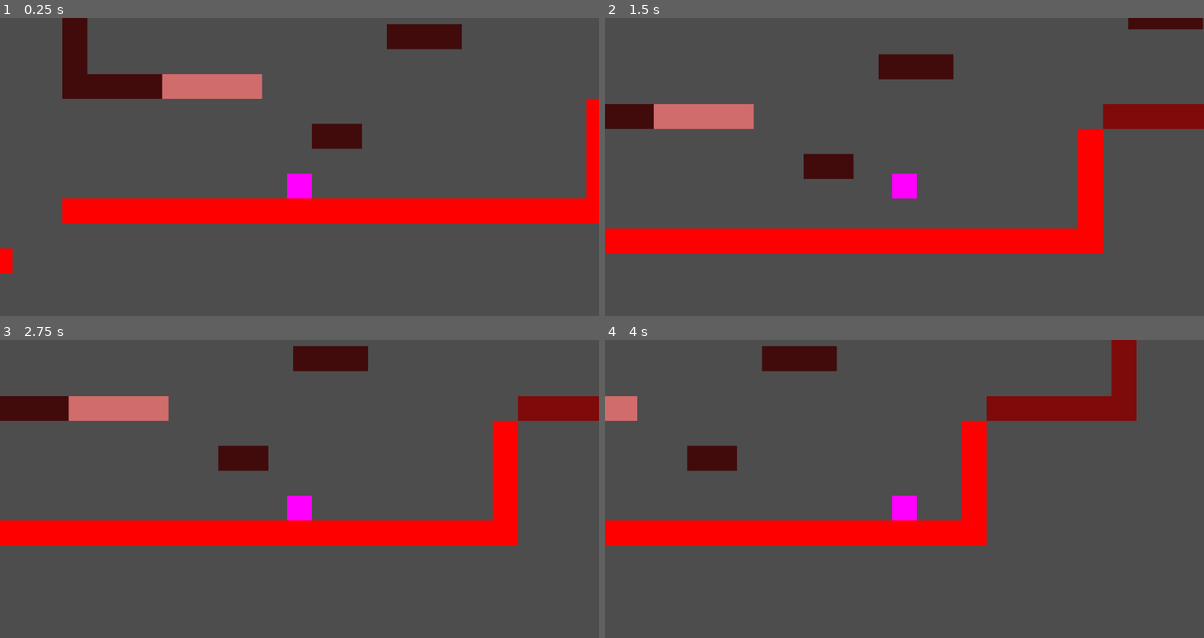
Above: before the commit, frames 1-4 (two rows, left to right).
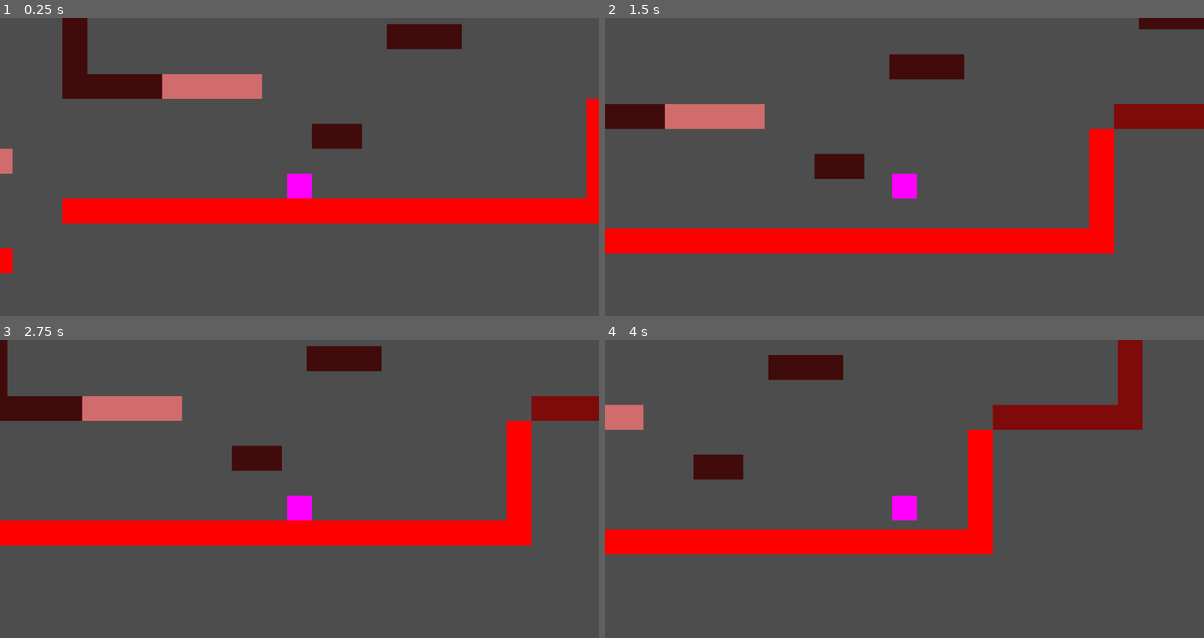
Above: after the commit, the same moments.

Repository: SupermanBritt/OperationNUTS
Game: Godot game, scene res://Scenes/testing.tscn
The game is run twice, just before and just after one commit, with the same random seed, the same clock (stepped at 60 frames per second) and the same inputs.
Inputs:
- Up to frame 1 (0.25 s): no input
- Up to frame 2 (1.5 s): tap Enter at 0.5 s; hold Space (jump) 0.53-1.28 s; hold Right (move_right) from 0.53 s (still down); tap Space (jump) at 1.35 s
- Up to frame 3 (2.75 s): tap Space (jump) at 1.52, 1.82 s; release Right (move_right) at 2.03 s; hold Left (move_left) from 2.03 s (still down); hold Space (jump) from 2.03 s (still down)
- Up to frame 4 (4 s): release Left (move_left) at 2.78 s; release Space (jump) at 2.78 s; hold Right (move_right) from 2.78 s (still down); tap Space (jump) at 2.85, 3.02, 3.32 s; hold Space (jump) from 3.53 s (still down)

The runs differ from the first frame. In frame 1, 0.2% of the frame differs, in the area x 0-3%, y 43-53%; in frame 2, 2.6%; in frame 3, 3.3%; in frame 4, 8.5%, in the area x 0-90%, y 0-72%.

Commit message:
gldiing/wallclimb
start climbing by holding into a wall
move up and down
wall jump by presssing jump
glide by holding jump in air

Diff:
--- a/Scenes/testing.tscn
+++ b/Scenes/testing.tscn
@@ -37,4 +37,4 @@
 tile_set = SubResource("TileSet_aa4oc")
 format = 2
 layer_0/name = "FloorAndWalls"
-layer_0/tile_data = PackedInt32Array(131067, 1, 0, 131068, 1 …(2409 unchanged characters)… 262131, 1, 0, 262132, 1, 0, 131063, 1, 0)
+layer_0/tile_data = PackedInt32Array(131067, 1, 0, 131068, 1 …(2409 unchanged characters)… 262131, 1, 0, 262132, 1, 0, 131063, 1, 0, -12, 65537, 1, -13, 65537, 1, -14, 65537, 1, 65519, 65537, 1, -17, 65537, 1, -65553, 65537, 1, -131089, 65537, 1, -196625, 65537, 1, -262161, 65537, 1, -327697, 65537, 1, -393233, 65537, 1, -458769, 65537, 1, -524305, 65537, 1, -589841, 65537, 1, -655377, 65537, 1, -262157, 65537, 1, -327693, 65537, 1, -393229, 65537, 1, -786445, 65537, 1, -720909, 65537, 1, -655373, 65537, 1, -458765, 65537, 1, -786449, 65537, 1, -720913, 65537, 1, -786443, 65537, 1, -786442, 65537, 1, -786444, 65537, 1, -786450, 65537, 1)
--- a/Scripts/Squirrel.gd
+++ b/Scripts/Squirrel.gd
@@ -1,7 +1,7 @@
 extends CharacterBody2D
 
-
-@export var max_speed : float = 3000.0
+var max_speed_final : float = 3000.0
+@export var max_speed : float = max_speed_final
 @export var jump_velocity: float = -6000.0
 @export var gravity : float = 14000.0
 @export var friction : float = 200.0
@@ -12,19 +12,48 @@
 @export var gliding_mult_final : float = .1
 var gliding_mult : float = 1
 @export var max_gliding_speed : float = 4500.0
-
+@export var wall_climbing_speed : float = 2000.0
+@export var wall_jump_pushback : float = max_speed_final
+var isClinging : bool = false
+var wall_jump_timer : float = -10000
+var direction_facing : float = 1
 # Get the gravity from the project settings to be synced with RigidBody nodes.
 #var gravity = ProjectSettings.get_setting("physics/2d/default_gravity")
 
 
 func _physics_process(delta):
+		# Get the input direction and handle the movement/deceleration.
+	# As good practice, you should replace UI actions with custom gameplay actions.
+	var direction_held = Input.get_axis("move_left", "move_right")
+	var delta_time = Time.get_ticks_msec() - wall_jump_timer
+
+	if direction_held:
+		isClinging = false
+
+	if delta_time > 250:
+		if abs(velocity.x + direction_held * acceleration) <= max_speed:
+			velocity.x += direction_held * acceleration
+		else:
+			velocity.x = max_speed * direction_held
+
+	# -1 moving left, 0 standing still, 1 moving right
+	var direction_moving = 0
+
+	#Friction
+	if velocity.x != 0:
+		direction_moving = velocity.x / abs(velocity.x)
+		if abs(velocity.x) - friction < 0:
+			velocity.x = 0
+		else:
+			velocity.x -= friction * direction_moving
+
 	# Add the gravity.
 	if not is_on_floor():
 		if Input.is_action_pressed("jump") && velocity.y < -500 && let_go_off_jump == false:
 			velocity.y += gravity * delta * jump_hold_mult
 		else:
 			velocity.y += gravity * delta * gliding_mult
-		if Input.is_action_just_pressed("jump"):
+		if Input.is_action_just_pressed("jump") && !is_on_wall() && delta_time > 250:
 			isGliding = true
 			gliding_mult = gliding_mult_final
 			velocity.y = 0
@@ -32,37 +61,52 @@
 		if Input.is_action_just_released("jump"):
 			isGliding = false
 			gliding_mult = 1
-			max_speed = 3000.0
+			max_speed = max_speed_final
 
 	if Input.is_action_just_released("jump"):
 		let_go_off_jump = true
 
 	if is_on_floor():
 		isGliding = false
+		max_speed = max_speed_final
 		#Handle jump
 		if Input.is_action_just_pressed("jump"):
 			let_go_off_jump = false
 			velocity.y = jump_velocity
 
-	# Get the input direction and handle the movement/deceleration.
-	# As good practice, you should replace UI actions with custom gameplay actions.
-	var direction_held = Input.get_axis("move_left", "move_right")
-	if abs(velocity.x + direction_held * acceleration) <= max_speed:
-		velocity.x += direction_held * acceleration
-	else:
-		velocity.x = max_speed * direction_held
 
-	# -1 moving left, 0 standing still, 1 moving right
-	var direction_moving = 0
 
-	if velocity.x != 0 && !direction_held:
-		direction_moving = velocity.x / abs(velocity.x)
-		if abs(velocity.x) - friction < 0:
-			velocity.x = 0
+	#Climbing
+	if on_wall() == direction_held and direction_held:
+		isClinging = true
+
+	if !on_wall():
+		isClinging = false
+
+	if isClinging:
+		if Input.is_action_pressed("move_up"):
+			velocity.y = -1 * wall_climbing_speed
+		elif Input.is_action_pressed("move_down"):
+			velocity.y = wall_climbing_speed
 		else:
-			velocity.x -= friction * direction_moving
+			velocity.y = 0
+
+	#Wall sliding/jumping
+	if Input.is_action_just_pressed("jump") and isClinging:
+		isClinging = false
+		velocity.y = jump_velocity * 1.2
+		velocity.x = wall_jump_pushback * -on_wall()
+		wall_jump_timer = Time.get_ticks_msec()
 	print("x:", velocity.x, ", y:", velocity.y, ", max_speed:", max_speed)
 
 
 
 	move_and_slide()
+
+func on_wall() -> float:
+	if $RayCast2DTR.is_colliding() or $RayCast2DBR.is_colliding():
+		return 1
+	elif $RayCast2DTL.is_colliding() or $RayCast2DBL.is_colliding():
+		return -1
+	else:
+		return 0
--- a/Sprites/Squirrel.tscn
+++ b/Sprites/Squirrel.tscn
@@ -23,3 +23,19 @@
 [node name="Camera2D" type="Camera2D" parent="."]
 zoom = Vector2(0.08, 0.08)
 metadata/_edit_lock_ = true
+
+[node name="RayCast2DTR" type="RayCast2D" parent="."]
+position = Vector2(300, -300)
+target_position = Vector2(10, 0)
+
+[node name="RayCast2DBR" type="RayCast2D" parent="."]
+position = Vector2(300, 300)
+target_position = Vector2(10, 0)
+
+[node name="RayCast2DTL" type="RayCast2D" parent="."]
+position = Vector2(-300, -300)
+target_position = Vector2(-10, 0)
+
+[node name="RayCast2DBL" type="RayCast2D" parent="."]
+position = Vector2(-300, 300)
+target_position = Vector2(-10, 0)
--- a/project.godot
+++ b/project.godot
@@ -45,7 +45,5 @@
 jump={
 "deadzone": 0.5,
 "events": [Object(InputEventKey,"resource_local_to_scene":false,"resource_name":"","device":0,"window_id":0,"alt_pressed":false,"shift_pressed":false,"ctrl_pressed":false,"meta_pressed":false,"pressed":false,"keycode":0,"physical_keycode":32,"key_label":0,"unicode":0,"echo":false,"script":null)
-, Object(InputEventKey,"resource_local_to_scene":false,"resource_name":"","device":-1,"window_id":0,"alt_pressed":false,"shift_pressed":false,"ctrl_pressed":false,"meta_pressed":false,"pressed":false,"keycode":0,"physical_keycode":87,"key_label":0,"unicode":119,"echo":false,"script":null)
-, Object(InputEventKey,"resource_local_to_scene":false,"resource_name":"","device":-1,"window_id":0,"alt_pressed":false,"shift_pressed":false,"ctrl_pressed":false,"meta_pressed":false,"pressed":false,"keycode":0,"physical_keycode":4194320,"key_label":0,"unicode":0,"echo":false,"script":null)
 ]
 }
